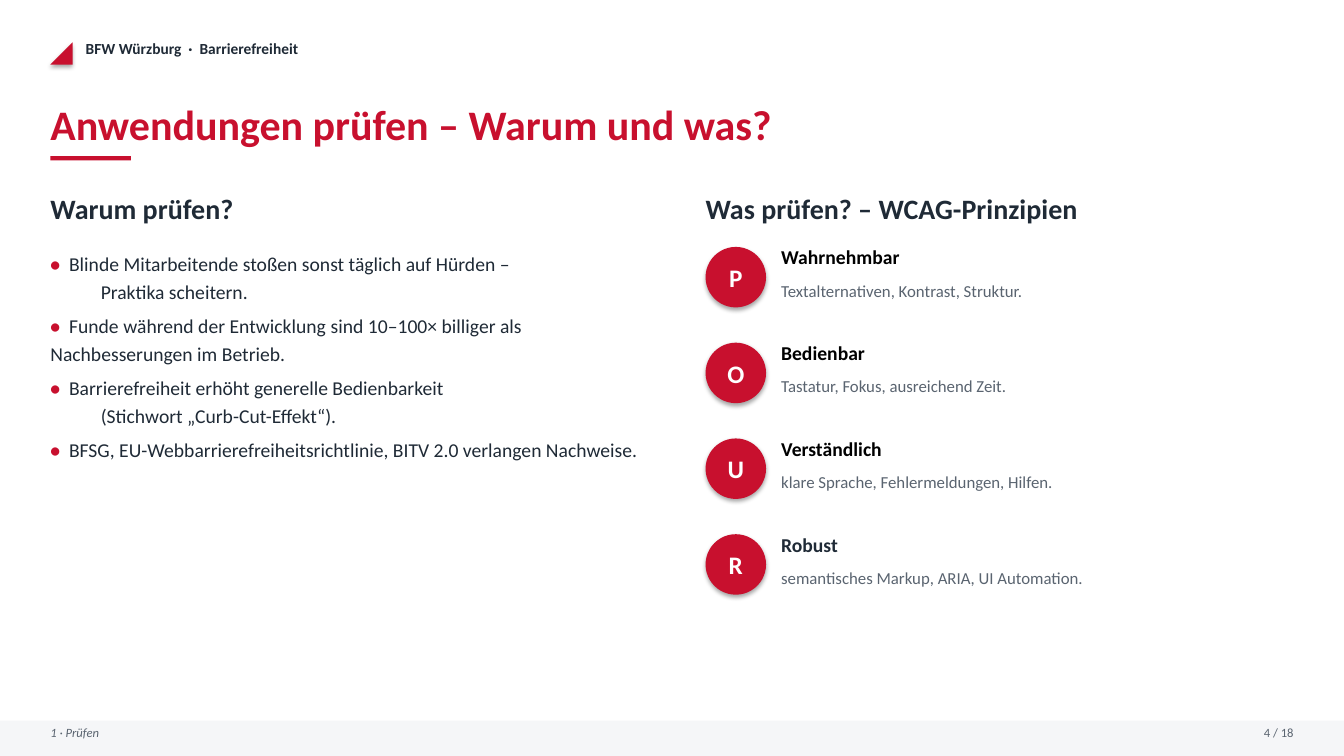
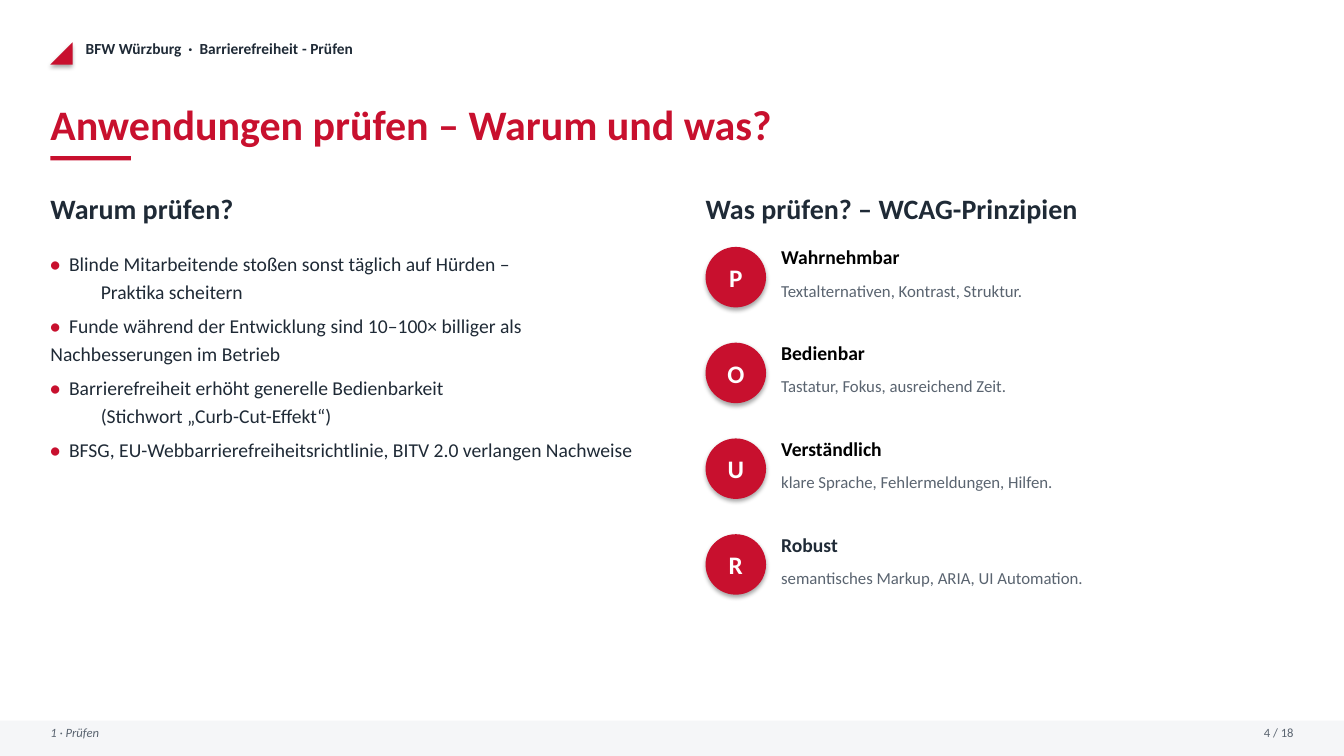
Before and after one commit to EH-BFW/BarrierefreiheitsDemos, a slide deck: slide 4 of Praesentation_Barrierefreiheit.pptx. Drawn at 1344x756 pixels with LibreOffice and Linux fonts; fonts in the diff are those of the drawing. Boxes give left, top, right and bottom in pixels: in the first picture for what was removed or moved away, otherwise in the second. Text is boxed around its words. In the diff, an @@ line names an element or a change of style, - is before the commit and + after.

```diff
--- a/Praesentation_Barrierefreiheit.pptx
+++ b/Praesentation_Barrierefreiheit.pptx
@@ text at (x1=86, y1=43, x2=353, y2=57): text changed @@
-BFW Würzburg · Barrierefreiheit
+BFW Würzburg · Barrierefreiheit - Prüfen
@@ text at (x1=50, y1=257, x2=632, y2=461): text changed @@
-• Blinde Mitarbeitende stoßen sonst täglich auf Hürden –
-Praktika scheitern.
-• Funde während der Entwicklung sind 10–100× billiger als Nachbesserungen im Betrieb.
-• Barrierefreiheit erhöht generelle Bedienbarkeit
-(Stichwort „Curb-Cut-Effekt“).
-• BFSG, EU-Webbarrierefreiheitsrichtlinie, BITV 2.0 verlangen Nachweise.
+• Blinde Mitarbeitende stoßen sonst täglich auf Hürden –
+Praktika scheitern
+• Funde während der Entwicklung sind 10–100× billiger als Nachbesserungen im Betrieb
+• Barrierefreiheit erhöht generelle Bedienbarkeit
+(Stichwort „Curb-Cut-Effekt“)
+• BFSG, EU-Webbarrierefreiheitsrichtlinie, BITV 2.0 verlangen Nachweise
```
Also in this commit, not shown: 15 other slides changed, 2 slides added, 3 slides removed, 7 other files.
